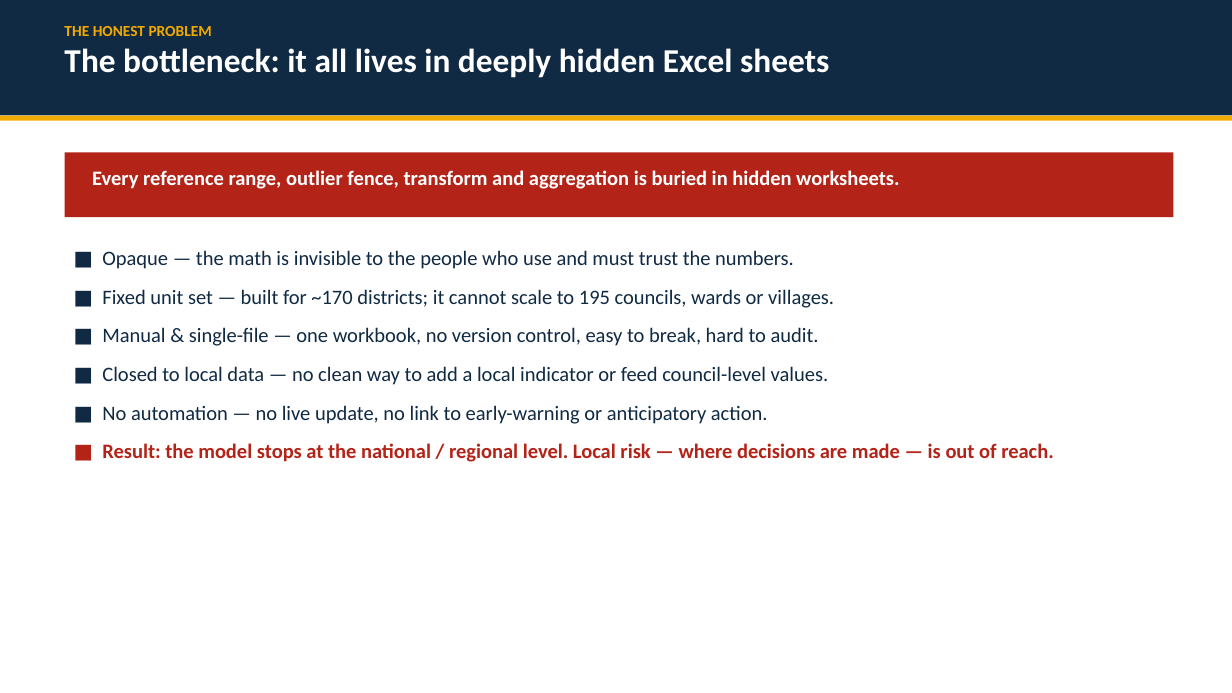
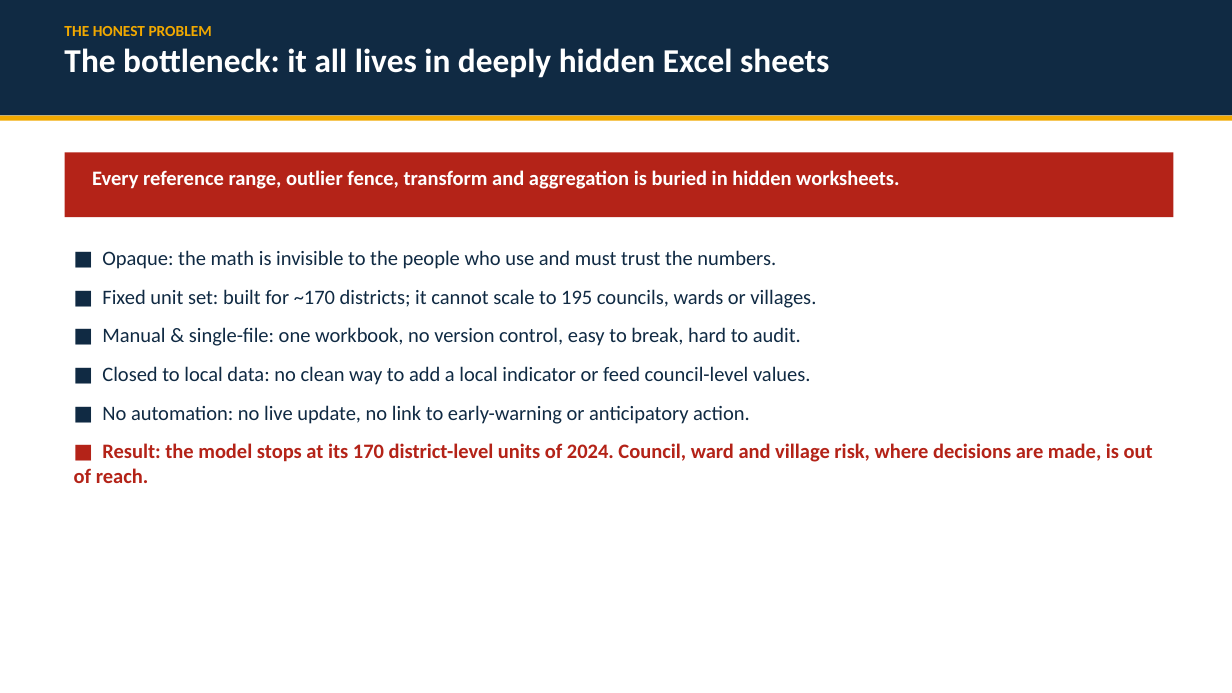
Before and after one commit to masuby/model, a slide deck: slide 7 of docs/INFORM_Tanzania_Subnational_Risk.pptx. Drawn at 1232x693 pixels with LibreOffice and Linux fonts; fonts in the diff are those of the drawing. Boxes give left, top, right and bottom in pixels: in the first picture for what was removed or moved away, otherwise in the second. Text is boxed around its words. In the diff, an @@ line names an element or a change of style, - is before the commit and + after.

```diff
--- a/docs/INFORM_Tanzania_Subnational_Risk.pptx
+++ b/docs/INFORM_Tanzania_Subnational_Risk.pptx
@@ text at (74,250,1153,483): text changed @@
-■ Opaque — the math is invisible to the people who use and must trust the numbers.
-■ Fixed unit set — built for ~170 districts; it cannot scale to 195 councils, wards or villages.
-■ Manual & single-file — one workbook, no version control, easy to break, hard to audit.
-■ Closed to local data — no clean way to add a local indicator or feed council-level values.
-■ No automation — no live update, no link to early-warning or anticipatory action.
-■ Result: the model stops at the national / regional level. Local risk — where decisions are made — is out of reach.
+■ Opaque: the math is invisible to the people who use and must trust the numbers.
+■ Fixed unit set: built for ~170 districts; it cannot scale to 195 councils, wards or villages.
+■ Manual & single-file: one workbook, no version control, easy to break, hard to audit.
+■ Closed to local data: no clean way to add a local indicator or feed council-level values.
+■ No automation: no live update, no link to early-warning or anticipatory action.
+■ Result: the model stops at its 170 district-level units of 2024. Council, ward and village risk, where decisions are made, is out of reach.
```
Also in this commit, not shown: 11 other slides changed, 55 other files.
